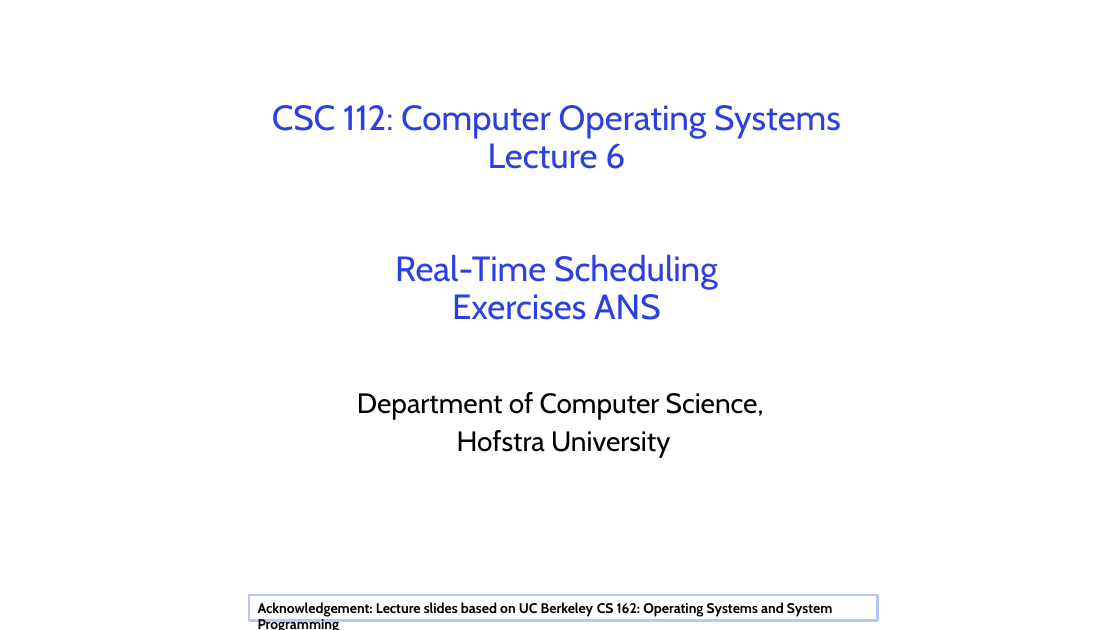
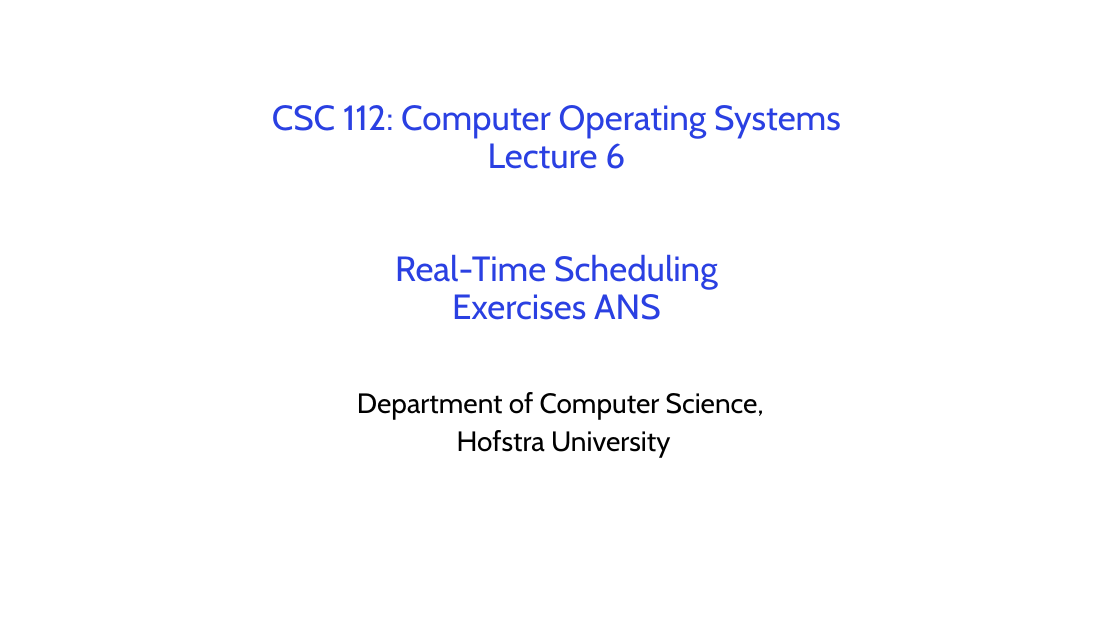
Before and after one commit to guhofstra/CSC256Fa25, a slide deck: slide 1 of PPTs/L6-Exercises ANS.pptx. Drawn at 1120x630 pixels with LibreOffice and Linux fonts; fonts in the diff are those of the drawing. Boxes give left, top, right and bottom in pixels: in the first picture for what was removed or moved away, otherwise in the second. Text is boxed around its words. In the diff, an @@ line names an element or a change of style, - is before the commit and + after.

```diff
--- a/PPTs/L6-Exercises ANS.pptx
+++ b/PPTs/L6-Exercises ANS.pptx
@@ rectangle removed at <box>250,595,878,620</box> @@
-Acknowledgement: Lecture slides based on UC Berkeley CS 162: Operating Systems and System Programming
```
Also in this commit, not shown: 1 other slide changed, 7 slides added, 4 other files.
